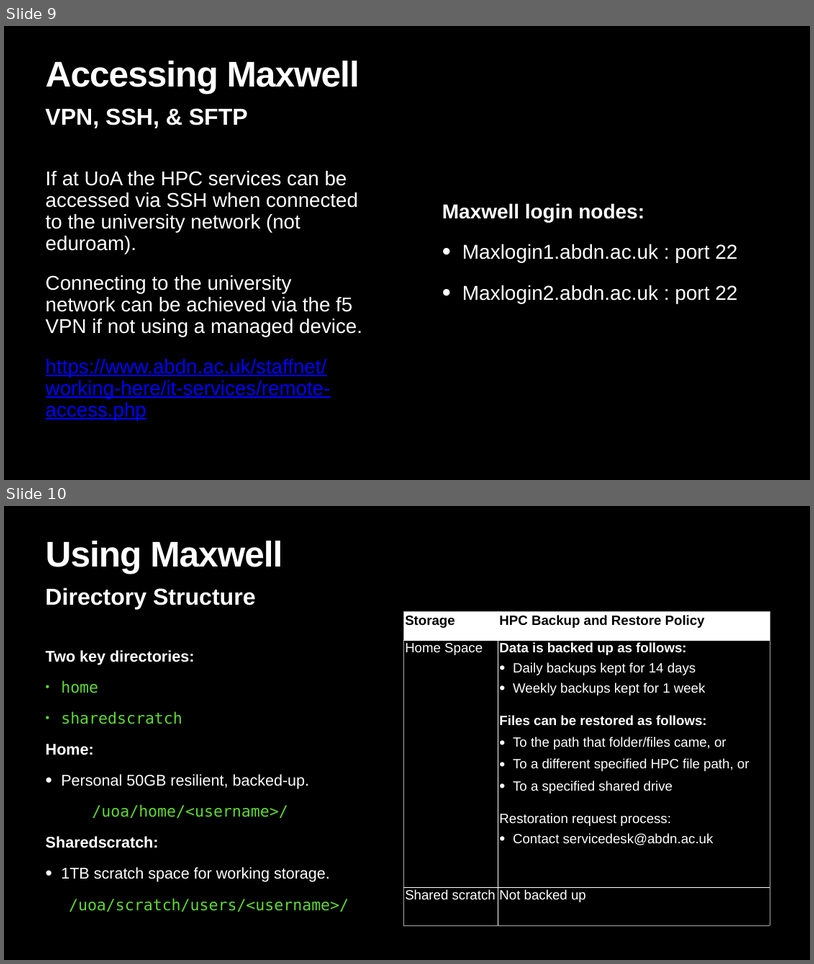
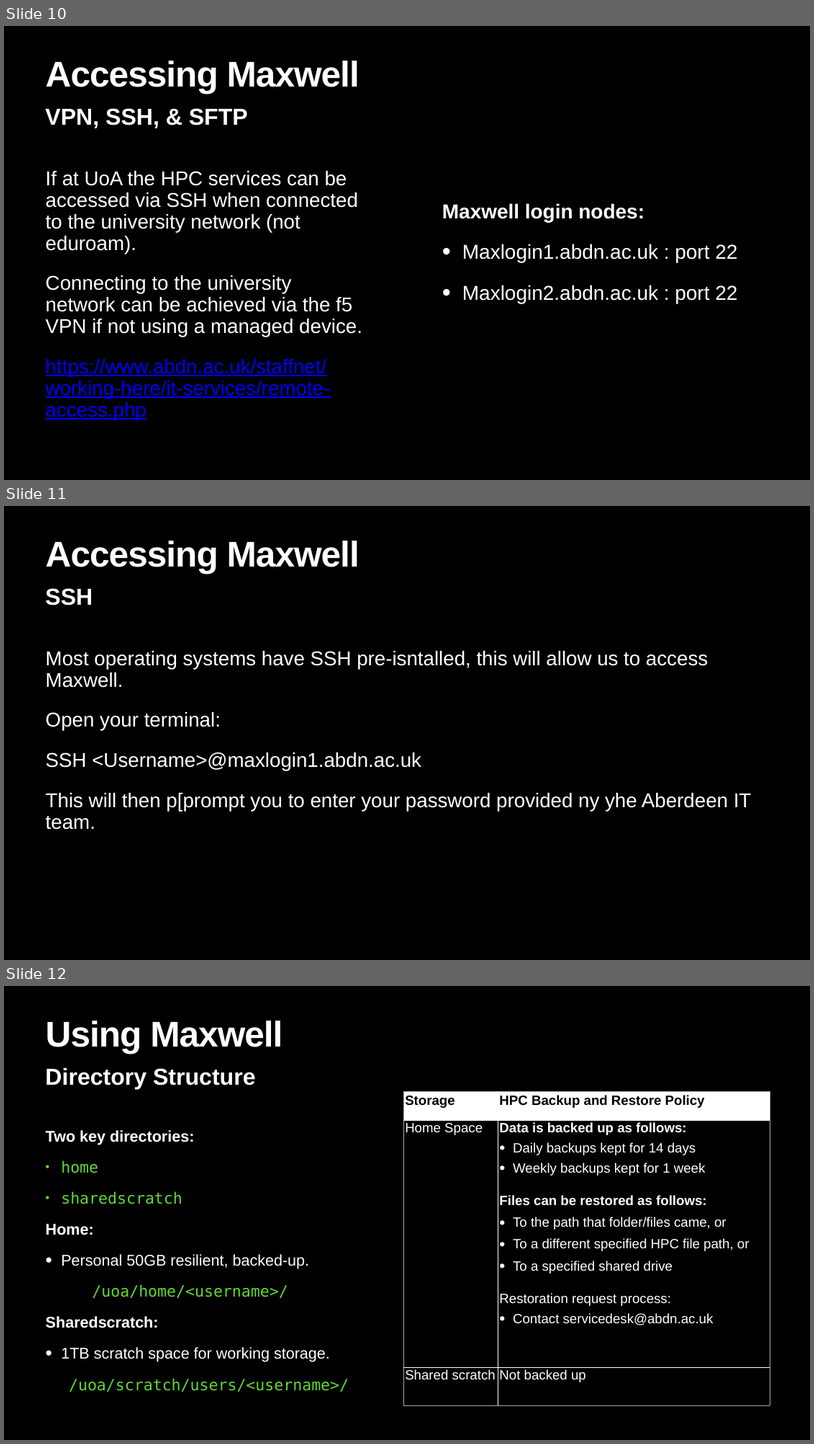
Before and after one commit to SUSTAIN-CDT/SUSTAIN-CDT-HPC-Introduction, a slide deck: HPC_SUSTAIN_PPTX.pptx. Shown one above the other, each under a label of ours: slides 9 and 10 before the commit, slides 10, 11 and 12 after it. The pictures are 814x964 and 814x1444 pixels, drawn with LibreOffice and Linux fonts; fonts in the diff are those of the drawing. Boxes give left, top, right and bottom in pixels: in the first picture for what was removed or moved away, otherwise in the second. Text is boxed around its words. In the diff, an @@ line names an element or a change of style, - is before the commit and + after.

```diff
--- a/HPC_SUSTAIN_PPTX.pptx
+++ b/HPC_SUSTAIN_PPTX.pptx
@@ slide 11 added at box(4, 506, 810, 960), background #000000 @@
@@ title added at box(46, 541, 360, 573), 85 pt, text #FFFFFF, bold @@
+Accessing Maxwell
@@ text added at box(45, 588, 93, 605), 55 pt, text #FFFFFF, bold @@
+SSH
@@ text added at box(46, 651, 752, 829), 47.5 pt, text #FFFFFF @@
+Most operating systems have SSH pre-isntalled, this will allow us to access Maxwell.
+Open your terminal:
+SSH <Username>@maxlogin1.abdn.ac.uk
+This will then p[prompt you to enter your password provided ny yhe Aberdeen IT team.
@@ what was slide 9 is now slide 10 @@
@@ what was slide 10 is now slide 12 @@
```
Also in this commit, not shown: 1 slide changed, 1 slide removed.
